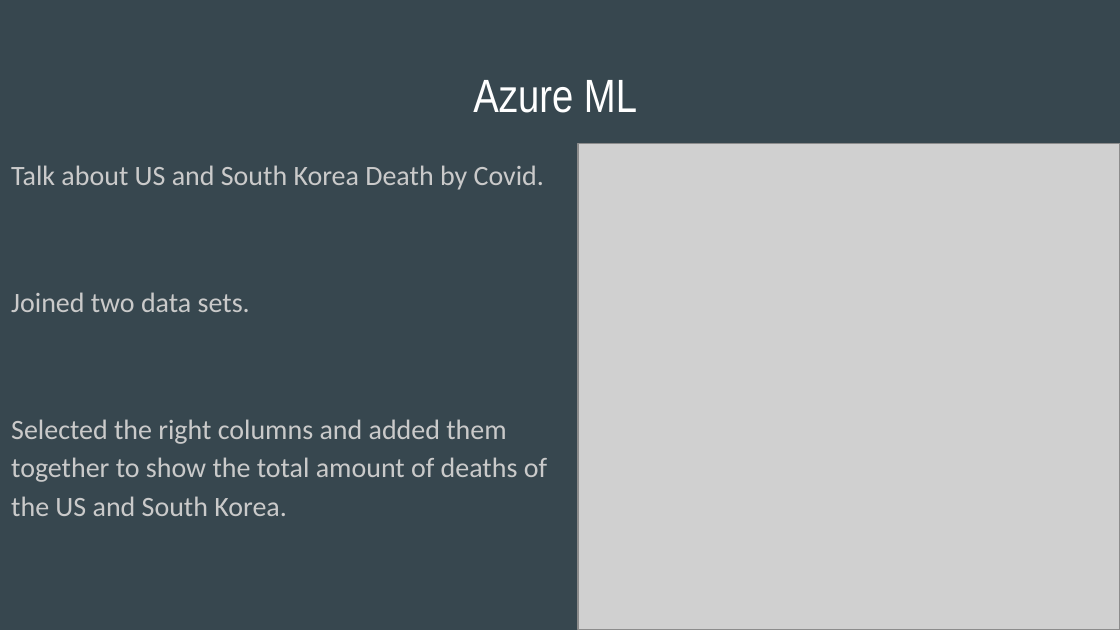
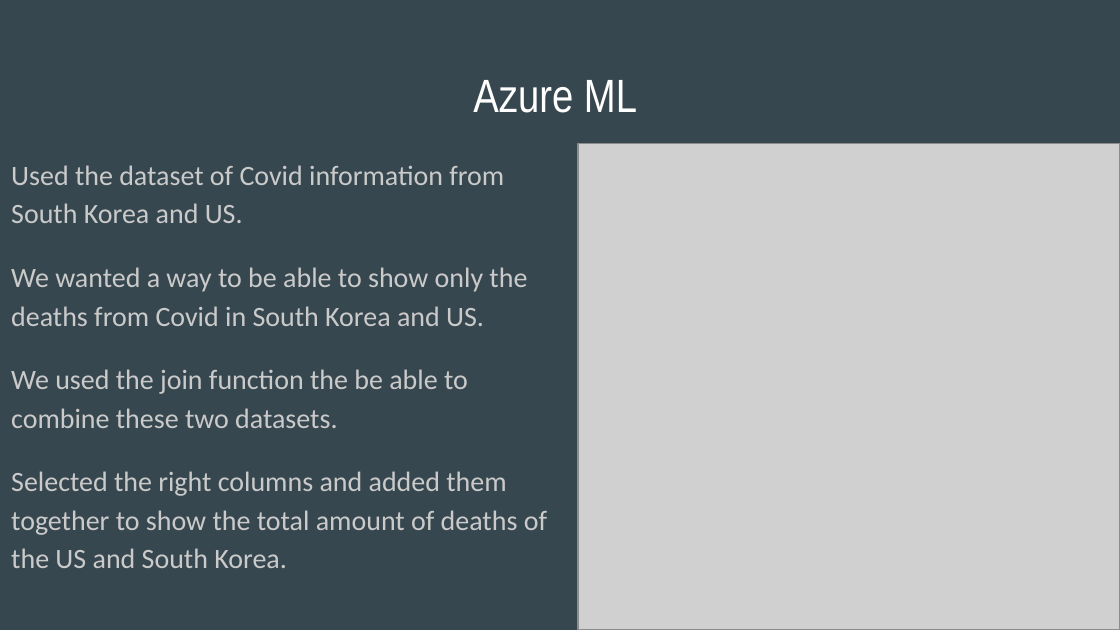
Before and after one commit to msanto13/desktop-tutorial, a slide deck: slide 6 of COVID-19 COMPARISON BETWEEN U.S.A. AND SOUTH KOREA.pptx. Drawn at 1120x630 pixels with LibreOffice and Linux fonts; fonts in the diff are those of the drawing; grey boxes stand for pictures. Boxes give left, top, right and bottom in pixels: in the first picture for what was removed or moved away, otherwise in the second. Text is boxed around its words. In the diff, an @@ line names an element or a change of style, - is before the commit and + after.

```diff
--- a/COVID-19 COMPARISON BETWEEN U.S.A. AND SOUTH KOREA.pptx
+++ b/COVID-19 COMPARISON BETWEEN U.S.A. AND SOUTH KOREA.pptx
@@ text at [11,165,527,428]: text changed @@
-Talk about US and South Korea Death by Covid.
-Joined two data sets.
+Used the dataset of Covid information from South Korea and US.
+We wanted a way to be able to show only the deaths from Covid in South Korea and US.
+We used the join function the be able to combine these two datasets.
```
Also in this commit, not shown: 3 other slides changed.
